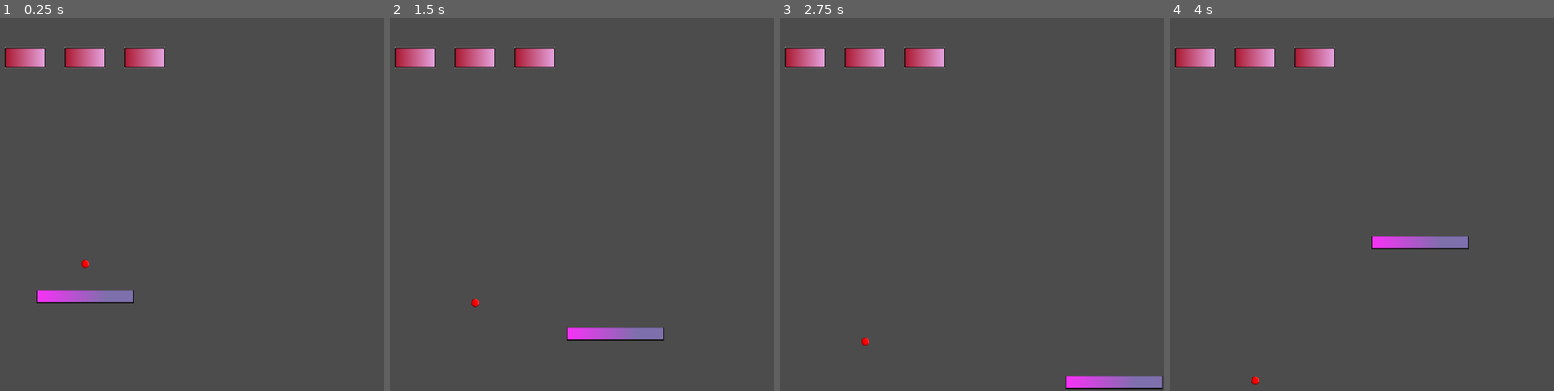
Above: before the commit, frames 1-4 (left to right).
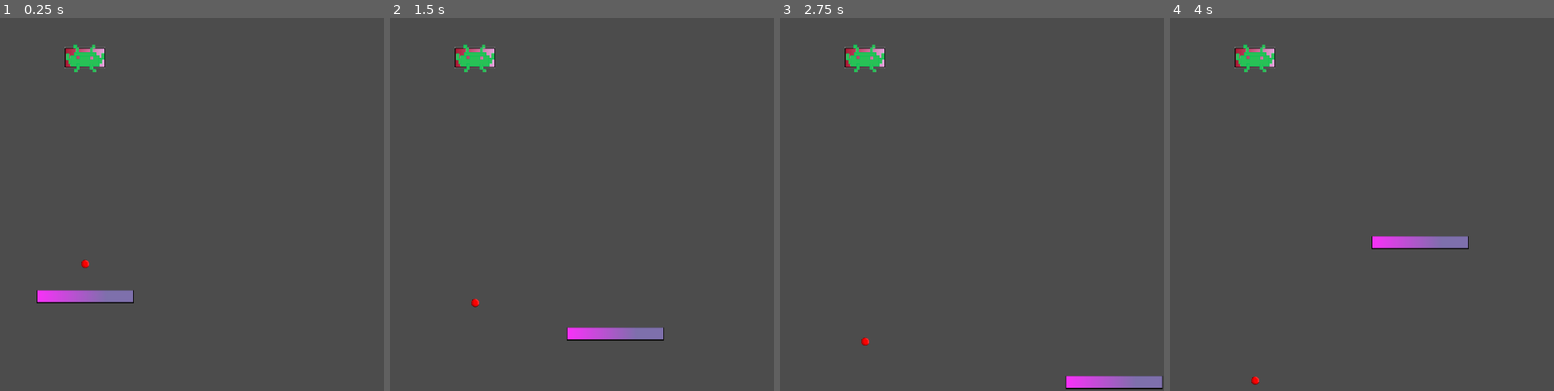
Above: after the commit, the same moments.

Repository: joycesin/Brickster
Game: Godot game, scene res://Scenes/World.tscn
Same seed, same stepped clock (60 frames per second), same inputs: the game is played once before the commit and once after it.
Inputs:
- Up to frame 1 (0.25 s): no input
- Up to frame 2 (1.5 s): hold Right (ui_right) 0.53-1.28 s; hold Down (ui_down) from 1.28 s (still down)
- Up to frame 3 (2.75 s): release Down (ui_down) at 2.03 s; hold Right (ui_right) from 2.03 s (still down)
- Up to frame 4 (4 s): release Right (ui_right) at 2.78 s; hold Up (ui_up) 2.78-3.53 s; hold Left (ui_left) from 3.53 s (still down)

The runs differ from the first frame. In frame 1, 1.5% of the frame differs, in the area x 1-43%, y 7-15%; in frame 2, 1.5%; in frame 3, 1.5%; in frame 4, 1.5%.

Commit message:
Added Monster
Drew Monster sprite
Added Monster collision

Diff:
--- a/Scenes/World.tscn
+++ b/Scenes/World.tscn
@@ -6,6 +6,7 @@
 [ext_resource path="res://Textures/ball.png" type="Texture" id=4]
 [ext_resource path="res://Scripts/brickster.gd" type="Script" id=5]
 [ext_resource path="res://Textures/brick.png" type="Texture" id=6]
+[ext_resource path="res://Textures/monster.png" type="Texture" id=7]
 
 [sub_resource type="RectangleShape2D" id=2]
 
@@ -18,6 +19,11 @@
 radius = 6.5
 
 [sub_resource type="RectangleShape2D" id=4]
+
+custom_solver_bias = 0.0
+extents = Vector2( 10, 10 )
+
+[sub_resource type="RectangleShape2D" id=5]
 
 custom_solver_bias = 0.0
 extents = Vector2( 10, 10 )
@@ -114,7 +120,6 @@
 "bricks",
 ]]
 
-editor/display_folded = true
 position = Vector2( 544, 64 )
 input_pickable = false
 collision_layer = 1
@@ -136,9 +141,6 @@
 angular_damp = -1.0
 script = ExtResource( 5 )
 _sections_unfolded = [ "Transform" ]
-__meta__ = {
-"_edit_group_": true
-}
 
 [node name="Sprite" type="Sprite" parent="Bricksters/brickster0" index="0"]
 
@@ -153,7 +155,7 @@
 shape = SubResource( 4 )
 _sections_unfolded = [ "Transform" ]
 
-[node name="KinematicBody2D" type="KinematicBody2D" parent="Bricksters/brickster0" index="2"]
+[node name="monster" type="KinematicBody2D" parent="Bricksters/brickster0" index="2"]
 
 position = Vector2( 0.2005, 1.2 )
 input_pickable = false
@@ -161,104 +163,14 @@
 collision_mask = 1
 collision/safe_margin = 0.08
 
-[node name="brickster2" type="RigidBody2D" parent="Bricksters" index="1" groups=[
-"bricks",
-]]
+[node name="Sprite" type="Sprite" parent="Bricksters/brickster0/monster" index="0"]
 
-editor/display_folded = true
-position = Vector2( 640, 64 )
-input_pickable = false
-collision_layer = 1
-collision_mask = 1
-mode = 3
-mass = 1.0
-friction = 1.0
-bounce = 0.0
-gravity_scale = 0.0
-custom_integrator = false
-continuous_cd = 0
-contacts_reported = 1
-contact_monitor = true
-sleeping = false
-can_sleep = true
-linear_velocity = Vector2( 0, 0 )
-linear_damp = -1.0
-angular_velocity = 0.0
-angular_damp = -1.0
-script = ExtResource( 5 )
-_sections_unfolded = [ "Transform" ]
-__meta__ = {
-"_edit_group_": true
-}
-
-[node name="Sprite" type="Sprite" parent="Bricksters/brickster2" index="0"]
-
-scale = Vector2( 0.5, 0.75 )
-texture = ExtResource( 6 )
-_sections_unfolded = [ "Transform", "Visibility" ]
-
-[node name="collision" type="CollisionShape2D" parent="Bricksters/brickster2" index="1"]
-
-position = Vector2( 4.76837e-06, -1.43051e-06 )
-scale = Vector2( 3.2, 1.5999 )
-shape = SubResource( 4 )
+scale = Vector2( 0.2, 0.2 )
+texture = ExtResource( 7 )
 _sections_unfolded = [ "Transform" ]
 
-[node name="KinematicBody2D" type="KinematicBody2D" parent="Bricksters/brickster2" index="2"]
+[node name="CollisionShape2D" type="CollisionShape2D" parent="Bricksters/brickster0/monster" index="1"]
 
-position = Vector2( 0.2005, 1.2 )
-input_pickable = false
-collision_layer = 1
-collision_mask = 1
-collision/safe_margin = 0.08
-
-[node name="brickster1" type="RigidBody2D" parent="Bricksters" index="2" groups=[
-"bricks",
-]]
-
-editor/display_folded = true
-position = Vector2( 448, 64 )
-input_pickable = false
-collision_layer = 1
-collision_mask = 1
-mode = 3
-mass = 1.0
-friction = 1.0
-bounce = 0.0
-gravity_scale = 0.0
-custom_integrator = false
-continuous_cd = 0
-contacts_reported = 1
-contact_monitor = true
-sleeping = false
-can_sleep = true
-linear_velocity = Vector2( 0, 0 )
-linear_damp = -1.0
-angular_velocity = 0.0
-angular_damp = -1.0
-script = ExtResource( 5 )
+scale = Vector2( 3.1, 2.2 )
+shape = SubResource( 5 )
 _sections_unfolded = [ "Transform" ]
-__meta__ = {
-"_edit_group_": true
-}
-
-[node name="Sprite" type="Sprite" parent="Bricksters/brickster1" index="0"]
-
-scale = Vector2( 0.5, 0.75 )
-texture = ExtResource( 6 )
-_sections_unfolded = [ "Transform", "Visibility" ]
-
-[node name="collision" type="CollisionShape2D" parent="Bricksters/brickster1" index="1"]
-
-position = Vector2( 4.76837e-06, -1.43051e-06 )
-scale = Vector2( 3.2, 1.5999 )
-shape = SubResource( 4 )
-_sections_unfolded = [ "Transform" ]
-
-[node name="KinematicBody2D" type="KinematicBody2D" parent="Bricksters/brickster1" index="2"]
-
-position = Vector2( 0.2005, 1.2 )
-input_pickable = false
-collision_layer = 1
-collision_mask = 1
-collision/safe_margin = 0.08
Not shown: 1 places in Scenes/World.tscn that only renumber resources
Binary file added: Textures/monster.png
Not shown, added: Textures/monster.png.import
